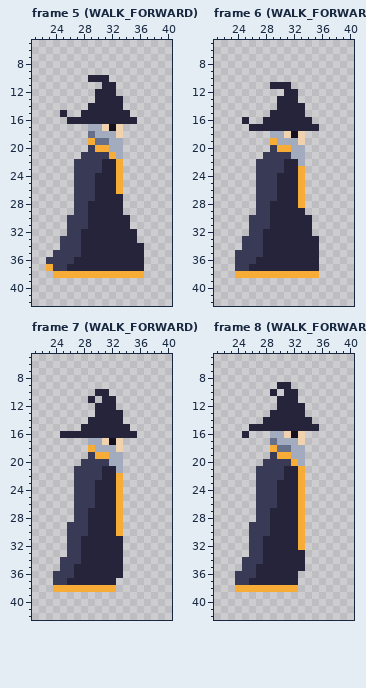
Pixel-art file, stored at Orbsmash/ContentSource/Characters/Wizard.aseprite. Above, as it was before the edit.
64x48 pixels, 84 frames. Shown: frame 5 (WALK_FORWARD): x 21..40, y 5..42; frame 6 (WALK_FORWARD): x 21..40, y 5..42; frame 7 (WALK_FORWARD): x 21..40, y 5..42; frame 8 (WALK_FORWARD): x 21..40, y 5..42. The commit also changed other frames, which this record leaves out.
Now the later version:
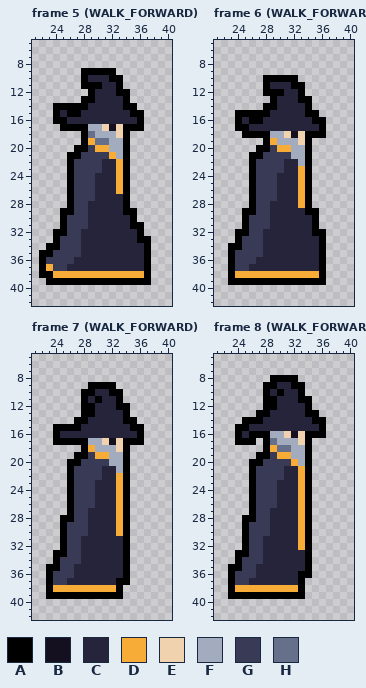
Palette (. is transparent): A #000000  B #141020  C #26243a  D #f7ac37  E #f0d2af  F #a3acbe  G #393a56  H #67708b
Change:
layer "Flattened" added
--- frame 5 (WALK_FORWARD), layer "Flattened"
@@ x 21..40 @@
  8 ....................
- 9 ....................
-10 ........CCC.........
-11 ..........CC........
-12 .........CCC........
-13 .........CCCC.......
-14 ........CCCCC.......
-15 ....C..CCCCCCC......
-16 .....CCCCCCCCCC.....
-17 ........FFEBE.......
-18 ........HFFFE.......
-19 ........DHHFF.......
-20 ........GDDFF.......
-21 .......GGGGDF.......
-22 ......GGGGCCD.......
-23 ......GGGGCCD.......
-24 ......GGGCCCD.......
-25 ......GGGCCCD.......
-26 ......GGGCCCD.......
-27 ......GGGCCCC.......
-28 ......GGCCCCC.......
-29 ......GGCCCCC.......
-30 .....GGGCCCCCC......
-31 .....GGGCCCCCC......
-32 .....GGCCCCCCCC.....
-33 ....GGGCCCCCCCC.....
-34 ....GGGCCCCCCCCC....
-35 ...GGGGCCCCCCCCC....
-36 ..GGGGCCCCCCCCCC....
-37 ..DGGCCCCCCCCCCC....
-38 ...DDDDDDDDDDDDD....
-39 ....................
+ 9 .......AAAAA........
+10 .......ACCCAA.......
+11 .......AAACCA.......
+12 ........ACCCAA......
+13 .......AACCCCA......
+14 ...AAAAACCCCCAA.....
+15 ...ACAACCCCCCCAA....
+16 ...AACCCCCCCCCCA....
+17 ....AAAAFFEBEAAA....
+18 .......AHFFFEA......
+19 .......ADHHFFA......
+20 ......AAGDDFFA......
+21 .....AAGGGGDFA......
+22 .....AGGGGCCDA......
+23 .....AGGGGCCDA......
+24 .....AGGGCCCDA......
+25 .....AGGGCCCDA......
+26 .....AGGGCCCDA......
+27 .....AGGGCCCCA......
+28 .....AGGCCCCCA......
+29 ....AAGGCCCCCAA.....
+30 ....AGGGCCCCCCA.....
+31 ....AGGGCCCCCCAA....
+32 ...AAGGCCCCCCCCA....
+33 ...AGGGCCCCCCCCAA...
+34 ..AAGGGCCCCCCCCCA...
+35 .AAGGGGCCCCCCCCCA...
+36 .AGGGGCCCCCCCCCCA...
+37 .ADGGCCCCCCCCCCCA...
+38 .AADDDDDDDDDDDDDA...
+39 ..AAAAAAAAAAAAAAA...
 40 ....................
--- frame 6 (WALK_FORWARD), layer "Flattened"
@@ x 21..40 @@
  9 ....................
-10 ....................
-11 ........CCC.........
-12 ..........CC........
-13 .........CCC........
-14 .........CCCC.......
-15 ........CCCCC.......
-16 ....C..CCCCCCC......
-17 .....CCCCCCCCCC.....
-18 ........FFEBE.......
-19 ........DFFFE.......
-20 ........GDDFF.......
-21 .......GGGGFF.......
-22 ......GGGGCCF.......
-23 ......GGGGCCD.......
-24 ......GGGCCCD.......
-25 ......GGGCCCD.......
-26 ......GGGCCCD.......
-27 ......GGGCCCD.......
-28 ......GGCCCCD.......
-29 ......GGCCCCC.......
-30 .....GGGCCCCCC......
-31 .....GGGCCCCCC......
-32 .....GGCCCCCCC......
-33 ....GGGCCCCCCCC.....
-34 ....GGGCCCCCCCC.....
-35 ...GGGGCCCCCCCC.....
-36 ...GGGCCCCCCCCC.....
-37 ...GGCCCCCCCCCC.....
-38 ...DDDDDDDDDDDD.....
-39 ....................
+10 .......AAAAA........
+11 .......ACCCAA.......
+12 .......AAACCA.......
+13 ........ACCCAA......
+14 .......AACCCCA......
+15 ...AAAAACCCCCAA.....
+16 ...ACAACCCCCCCAA....
+17 ...AACCCCCCCCCCA....
+18 ....AAAAFFEBEAAA....
+19 .......ADFFFEA......
+20 ......AAGDDFFA......
+21 .....AAGGGGFFA......
+22 .....AGGGGCCFA......
+23 .....AGGGGCCDA......
+24 .....AGGGCCCDA......
+25 .....AGGGCCCDA......
+26 .....AGGGCCCDA......
+27 .....AGGGCCCDA......
+28 .....AGGCCCCDA......
+29 ....AAGGCCCCCAA.....
+30 ....AGGGCCCCCCA.....
+31 ....AGGGCCCCCCA.....
+32 ...AAGGCCCCCCCAA....
+33 ...AGGGCCCCCCCCA....
+34 ..AAGGGCCCCCCCCA....
+35 ..AGGGGCCCCCCCCA....
+36 ..AGGGCCCCCCCCCA....
+37 ..AGGCCCCCCCCCCA....
+38 ..ADDDDDDDDDDDDA....
+39 ..AAAAAAAAAAAAAA....
 40 ....................
--- frame 7 (WALK_FORWARD), layer "Flattened"
@@ x 21..40 @@
  8 ....................
- 9 ....................
-10 .........CC.........
-11 ........C.CC........
-12 .........CCC........
-13 .........CCCC.......
-14 ........CCCCC.......
-15 .......CCCCCCC......
-16 ....CCCCCCCCCCC.....
-17 ........FFEBE.......
-18 ........DFFFE.......
-19 ........GDDFF.......
-20 .......GGGGFF.......
-21 ......GGGGCCF.......
-22 ......GGGGCCD.......
-23 ......GGGCCCD.......
-24 ......GGGCCCD.......
-25 ......GGGCCCD.......
-26 ......GGGCCCD.......
-27 ......GGCCCCD.......
-28 ......GGCCCCD.......
-29 .....GGGCCCCD.......
-30 .....GGGCCCCD.......
-31 .....GGCCCCCC.......
-32 .....GGCCCCCC.......
-33 .....GGCCCCCC.......
-34 ....GGGCCCCCC.......
-35 ....GGCCCCCCC.......
-36 ...GGGCCCCCCC.......
-37 ...GGCCCCCCC........
-38 ...DDDDDDDDD........
-39 ....................
+ 9 ........AAAA........
+10 .......AACCAA.......
+11 .......ACACCA.......
+12 .......AACCCAA......
+13 .......AACCCCA......
+14 ......AACCCCCAA.....
+15 ...AAAACCCCCCCAA....
+16 ...ACCCCCCCCCCCA....
+17 ...AAAAAFFEBEAAA....
+18 .......ADFFFEA......
+19 ......AAGDDFFA......
+20 .....AAGGGGFFA......
+21 .....AGGGGCCFA......
+22 .....AGGGGCCDA......
+23 .....AGGGCCCDA......
+24 .....AGGGCCCDA......
+25 .....AGGGCCCDA......
+26 .....AGGGCCCDA......
+27 .....AGGCCCCDA......
+28 ....AAGGCCCCDA......
+29 ....AGGGCCCCDA......
+30 ....AGGGCCCCDA......
+31 ....AGGCCCCCCA......
+32 ....AGGCCCCCCA......
+33 ...AAGGCCCCCCA......
+34 ...AGGGCCCCCCA......
+35 ..AAGGCCCCCCCA......
+36 ..AGGGCCCCCCCA......
+37 ..AGGCCCCCCCAA......
+38 ..ADDDDDDDDDA.......
+39 ..AAAAAAAAAAA.......
 40 ....................
--- frame 8 (WALK_FORWARD), layer "Flattened"
@@ x 21..40 @@
  7 ....................
- 8 ....................
- 9 .........CC.........
-10 ........C.CC........
-11 .........CCC........
-12 .........CCCC.......
-13 ........CCCCC.......
-14 .......CCCCCCC......
-15 .....CCCCCCCCCC.....
-16 ....C...FFEBE.......
-17 ........HFFFE.......
-18 ........DHHFF.......
-19 ........GDDFF.......
-20 .......GGGGDF.......
-21 ......GGGGCCD.......
-22 ......GGGGCCD.......
-23 ......GGGCCCD.......
-24 ......GGGCCCD.......
-25 ......GGGCCCD.......
-26 ......GGGCCCD.......
-27 ......GGCCCCD.......
-28 ......GGCCCCD.......
-29 .....GGGCCCCD.......
-30 .....GGGCCCCD.......
-31 .....GGCCCCCD.......
-32 .....GGCCCCCD.......
-33 .....GGCCCCCC.......
-34 ....GGGCCCCCC.......
-35 ....GGCCCCCCC.......
-36 ...GGGCCCCCC........
-37 ...GGCCCCCCC........
-38 ...DDDDDDDDD........
-39 ....................
+ 8 ........AAAA........
+ 9 .......AACCAA.......
+10 .......ACACCA.......
+11 .......AACCCAA......
+12 .......AACCCCA......
+13 ......AACCCCCAA.....
+14 ....AAACCCCCCCAA....
+15 ...AACCCCCCCCCCA....
+16 ...ACAAAFFEBEAAA....
+17 ...AAA.AHFFFEA......
+18 .......ADHHFFA......
+19 ......AAGDDFFA......
+20 .....AAGGGGDFA......
+21 .....AGGGGCCDA......
+22 .....AGGGGCCDA......
+23 .....AGGGCCCDA......
+24 .....AGGGCCCDA......
+25 .....AGGGCCCDA......
+26 .....AGGGCCCDA......
+27 .....AGGCCCCDA......
+28 ....AAGGCCCCDA......
+29 ....AGGGCCCCDA......
+30 ....AGGGCCCCDA......
+31 ....AGGCCCCCDA......
+32 ....AGGCCCCCDA......
+33 ...AAGGCCCCCCA......
+34 ...AGGGCCCCCCA......
+35 ..AAGGCCCCCCCA......
+36 ..AGGGCCCCCCAA......
+37 ..AGGCCCCCCCA.......
+38 ..ADDDDDDDDDA.......
+39 ..AAAAAAAAAAA.......
 40 ....................
Pixel boxes of the changes (left, top, right, bottom) in both pictures:
added: (39, 68, 151, 285)
added: (228, 75, 326, 285)
added: (46, 382, 144, 599)
added: (228, 375, 326, 599)
